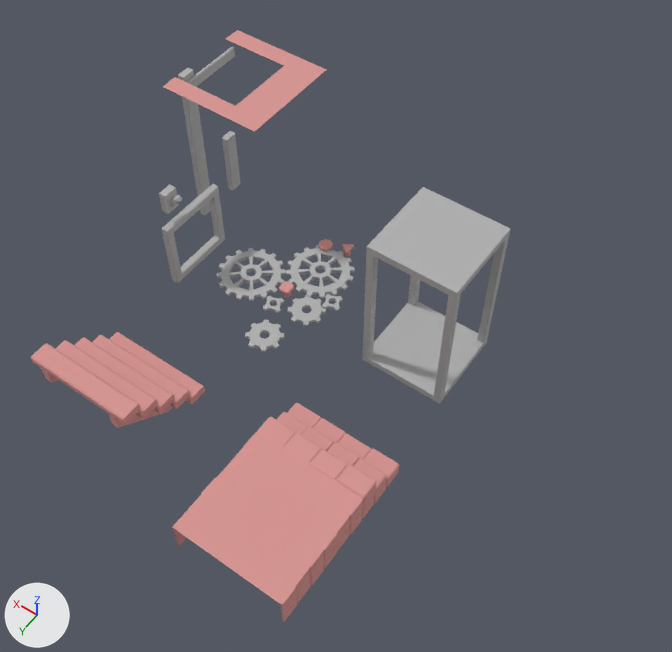
Before and after pictures for a commit that changed the FBX model Unity/Dungeion Restoration/Assets/Prefab/3D Assets/MechanicalPk1.fbx.
Camera for both pictures: a camera (50 mm lens) standing at (-0.0285, 0.1397, 0.0997) and looking at (0.0104, 0.0853, 0.0142). Every picture has the same lights, and +X, +Y and +Z are marked at lower left. Where no turn or scale is listed for an object, it has been applied to the vertices.

In view in the first picture: 'Broken3h1', 'Broken3h2', 'Evelator', 'FloorTile', 'FloorTileHole', 'Gear_3', 'GremlinsServiceElevator', 'StoneStairSmall', 'Strut2_5', 'WoodStairSmall'.
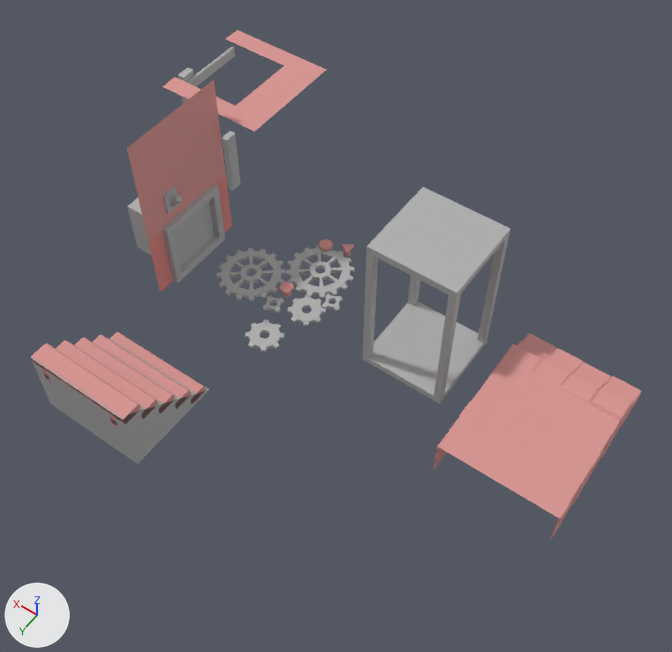
What differs and where, as boxes [x1, y1, x2, y2] in the pictures (672 x 652 px):
'FloorTile', moved
    before: [173, 432, 362, 604]
    after: [438, 358, 619, 518]
'StandardWhole2_5', shown
    after: [127, 80, 232, 240]
'StoneStairSmall', deleted (pink)
    before: [172, 403, 399, 622]
'StairWireFrame4', shown
    after: [30, 339, 209, 464]
'StoneStairSmall1', added (pink)
    after: [503, 333, 642, 440]
'DoorFront', shown
    after: [174, 202, 214, 267]
'StandardWhole1', shown
    after: [148, 229, 173, 292]
'StairFoundation', added
    after: [434, 359, 620, 539]
'ElvatorBox', shown
    after: [127, 198, 152, 256]

Patch to the scene script:
```diff
--- a/Unity/Dungeion Restoration/Assets/Prefab/3D Assets/MechanicalPk1.fbx.py
+++ b/Unity/Dungeion Restoration/Assets/Prefab/3D Assets/MechanicalPk1.fbx.py
@@ me_mesh_011_1 @@
+me_mesh_011_1.from_pydata(...)  # 201 vertices, 180 faces; spans x -0.0077..0.0077, y -0.0075..0.0075, z 0.0..0.0051
+me_mesh_011_1.materials.append(mat_completedstandard)  # pink #d89693
@@ me_mesh_010_1 @@
+me_mesh_010_1.from_pydata(...)  # 215 vertices, 192 faces; spans x -0.0077..0.0077, y -0.0152..-0.0075, z 0.0..0.0054
+me_mesh_010_1.materials.append(mat_completedstandard)  # pink #d89693
@@ ob_stonestairsmall @@
-ob_stonestairsmall = bpy.data.objects.new('StoneStairSmall', me_mesh_010)
-ob_stonestairsmall.location = (0.0052, 0.0903, 0.0004)
@@ ob_stairwireframe4 @@
 ob_stairwireframe4.location = (0.75, -0.0569, -0.75)
-ob_stairwireframe4.hide_viewport = True
@@ ob_doorfront @@
 ob_doorfront.location = (0.6, 0.5, 0.0)
-ob_doorfront.hide_viewport = True
@@ ob_standardwhole1 @@
 ob_standardwhole1.rotation_euler = (0.0, 0.0, 1.571)  # degrees (0, 0, 90)
-ob_standardwhole1.hide_viewport = True
@@ ob_floortile @@
 ob_floortile = bpy.data.objects.new('FloorTile', me_mesh_011)
-ob_floortile.location = (0.0127, 0.113, 0.0055)
+ob_floortile.location = (-0.0066, 0.0895, 0.0094)
@@ ob_elvatorbox @@
 ob_elvatorbox.location = (0.00761, 0.0, 0.0)
-ob_elvatorbox.hide_viewport = True
@@ ob_standardwhole2_5 @@
 ob_standardwhole2_5.rotation_euler = (0.0, 0.0, 1.571)  # degrees (0, 0, 90)
-ob_standardwhole2_5.hide_viewport = True
@@ ob_stairfoundation @@
+ob_stairfoundation = bpy.data.objects.new('StairFoundation', me_mesh_011_1)
+ob_stairfoundation.location = (-0.0141, 0.082, 0.0043)
@@ ob_stonestairsmall1 @@
+ob_stonestairsmall1 = bpy.data.objects.new('StoneStairSmall1', me_mesh_010_1)
+ob_stonestairsmall1.location = (-0.0141, 0.082, 0.0043)
```
